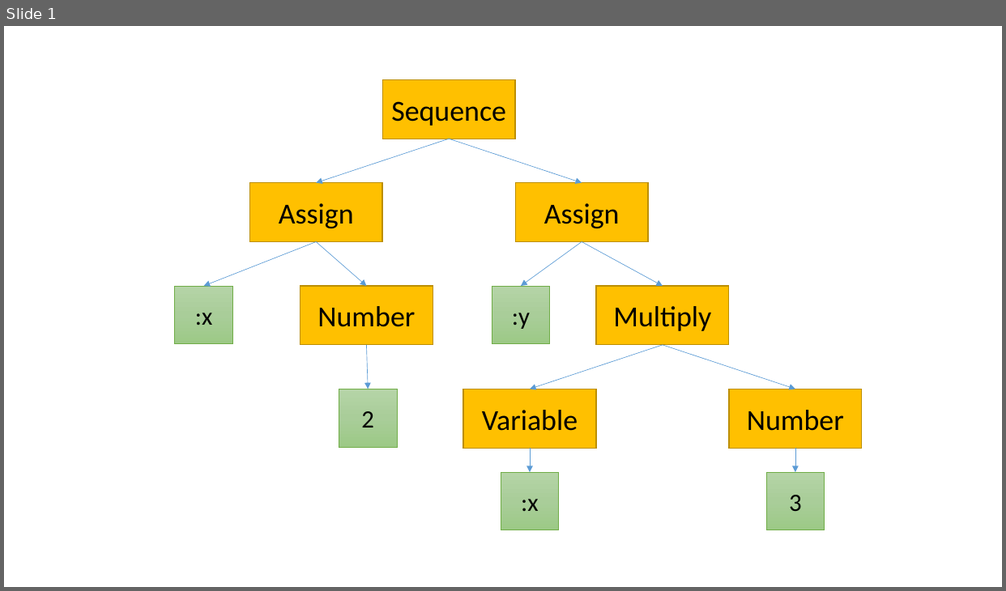
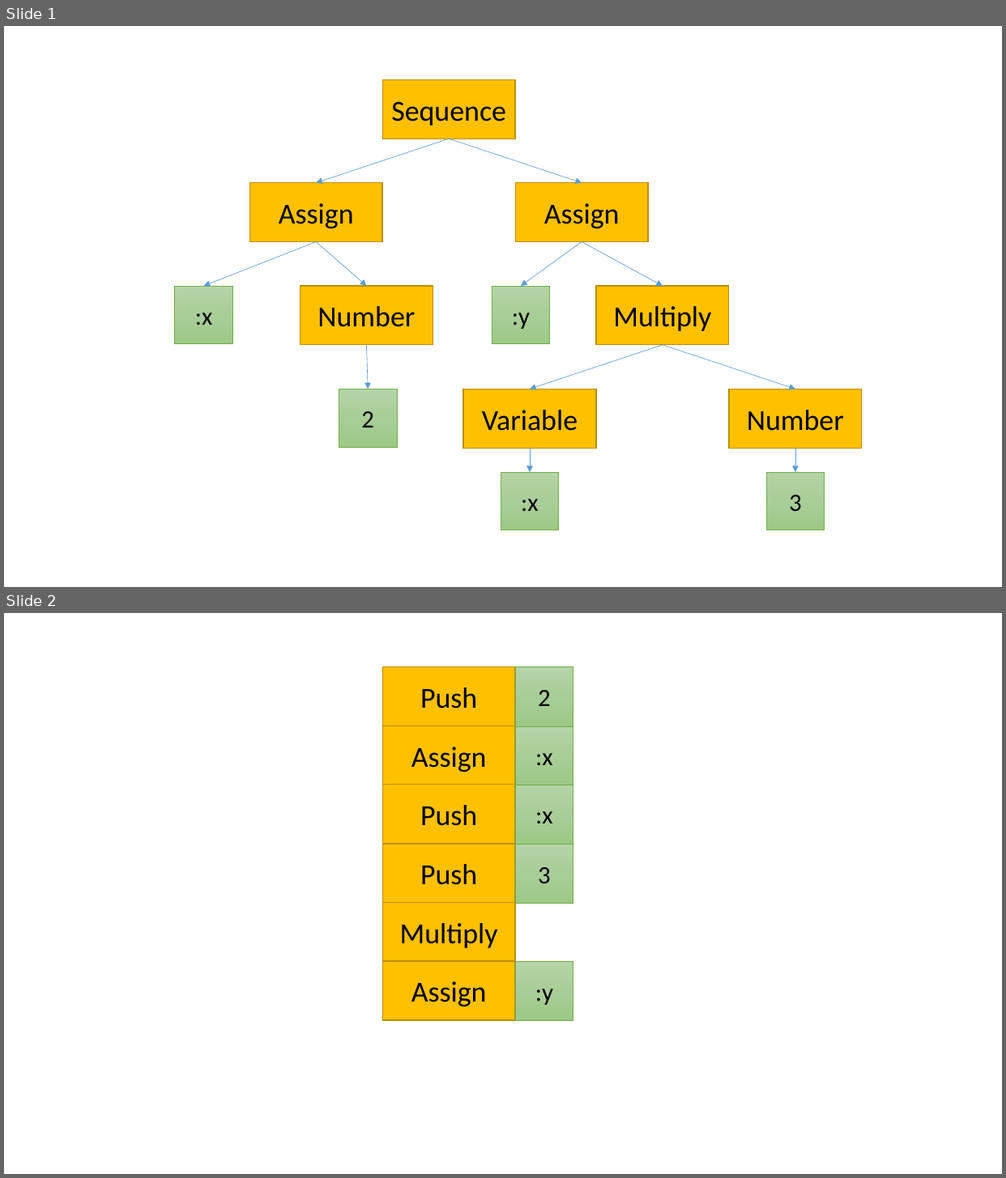
Before and after one commit to ajlopez/Talks, a slide deck: JavaScriptInterpretersCompilers/images/Images.pptx. Shown one above the other, each under a label of ours: slide 1 before the commit, slides 1 and 2 after it. The pictures are 1006x591 and 1006x1178 pixels, drawn with LibreOffice and Linux fonts; fonts in the diff are those of the drawing. Boxes give left, top, right and bottom in pixels: in the first picture for what was removed or moved away, otherwise in the second. Text is boxed around its words. In the diff, an @@ line names an element or a change of style, - is before the commit and + after.

```diff
--- a/JavaScriptInterpretersCompilers/images/Images.pptx
+++ b/JavaScriptInterpretersCompilers/images/Images.pptx
@@ slide 2 added at (4,613,1002,1174), background #FFFFFF @@
@@ rectangle added at (383,667,515,726), fill #FFC000, outline #BD8E00 1 pt, 28 pt, text #000000 @@
+Push
@@ rectangle added at (515,667,573,726), fill gradient #B5D5A7 to #AACE9A to #9CC987, outline #70AD47 0.5 pt, 24 pt, text #000000 @@
+2
@@ rectangle added at (383,726,515,786), fill #FFC000, outline #BD8E00 1 pt, 28 pt, text #000000 @@
+Assign
@@ rectangle added at (515,726,573,785), fill gradient #B5D5A7 to #AACE9A to #9CC987, outline #70AD47 0.5 pt, 24 pt, text #000000 @@
+:x
@@ rectangle added at (383,785,515,844), fill #FFC000, outline #BD8E00 1 pt, 28 pt, text #000000 @@
+Push
@@ rectangle added at (515,786,573,845), fill gradient #B5D5A7 to #AACE9A to #9CC987, outline #70AD47 0.5 pt, 24 pt, text #000000 @@
+:x
@@ rectangle added at (383,844,515,903), fill #FFC000, outline #BD8E00 1 pt, 28 pt, text #000000 @@
+Push
@@ rectangle added at (515,844,573,904), fill gradient #B5D5A7 to #AACE9A to #9CC987, outline #70AD47 0.5 pt, 24 pt, text #000000 @@
+3
@@ rectangle added at (383,903,515,962), fill #FFC000, outline #BD8E00 1 pt, 28 pt, text #000000 @@
+Multiply
@@ rectangle added at (383,961,515,1020), fill #FFC000, outline #BD8E00 1 pt, 28 pt, text #000000 @@
+Assign
@@ rectangle added at (515,962,573,1021), fill gradient #B5D5A7 to #AACE9A to #9CC987, outline #70AD47 0.5 pt, 24 pt, text #000000 @@
+:y
```
Also in this commit, not shown: 2 other files.
